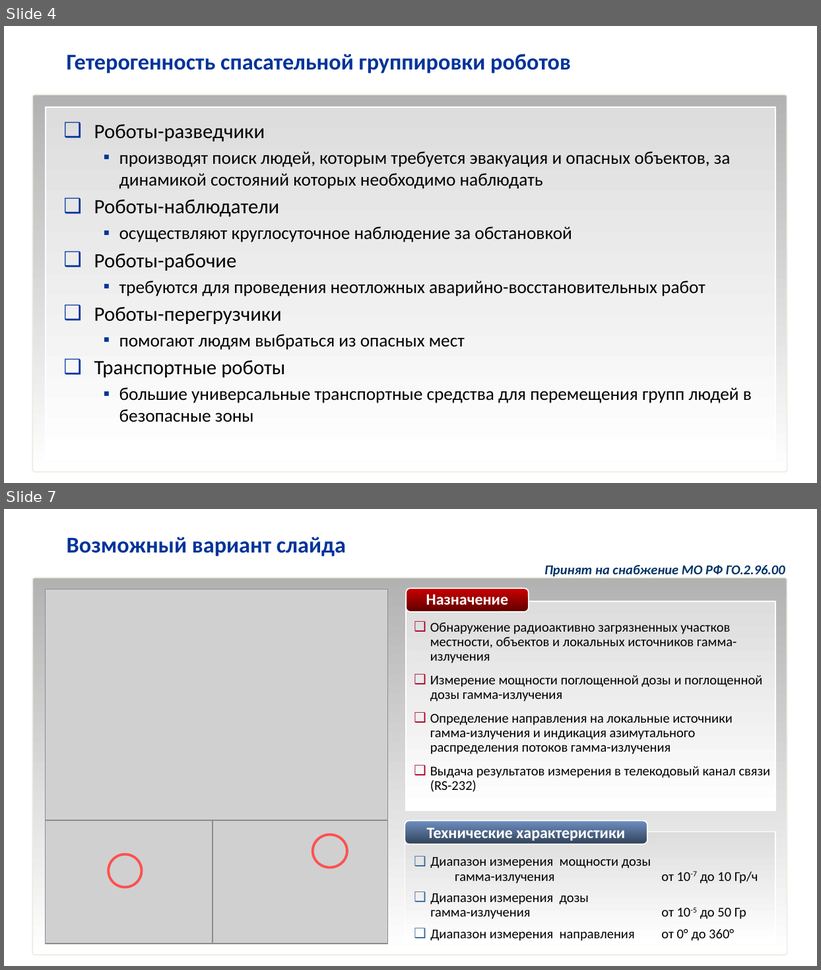
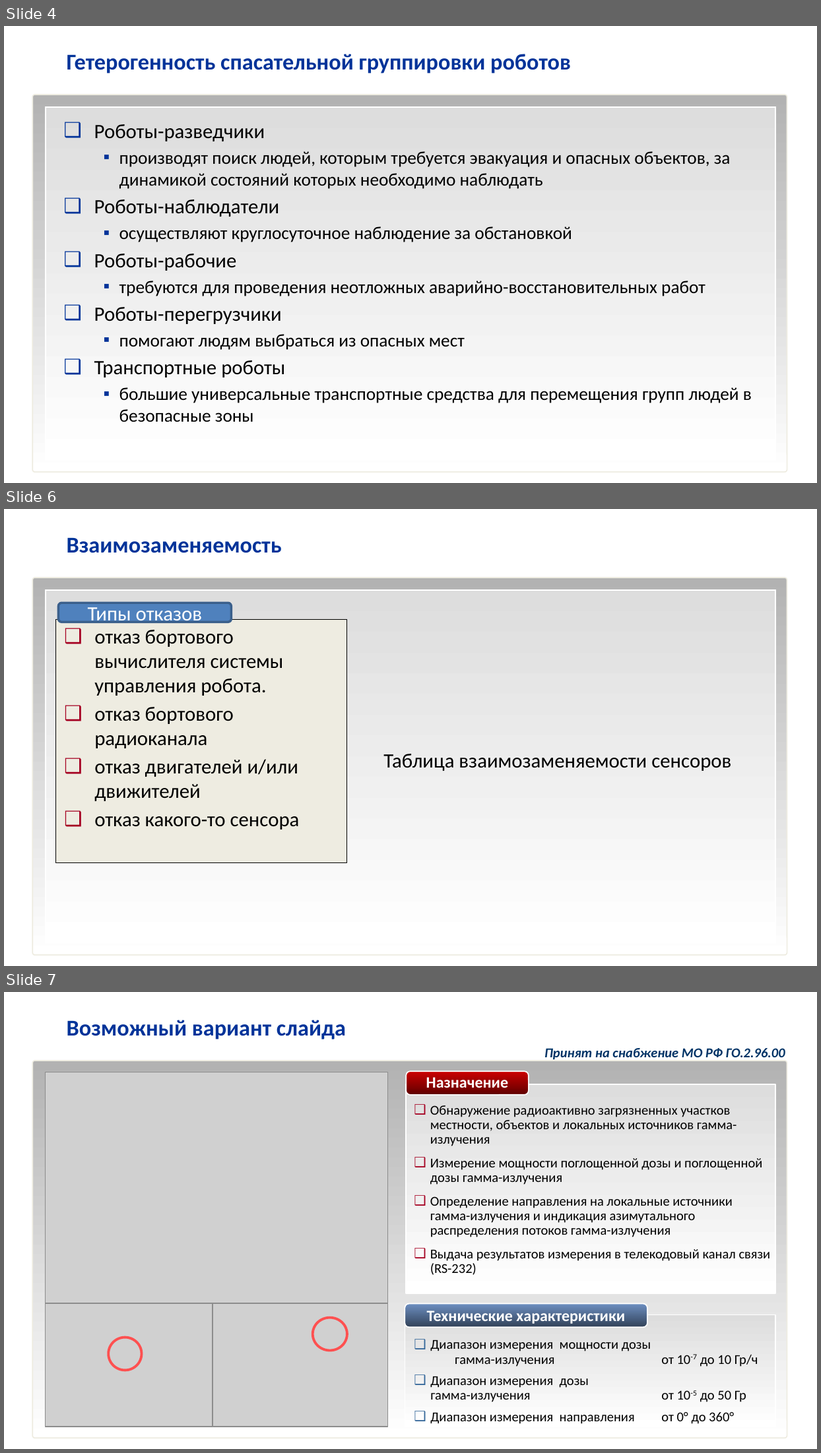
Before and after one commit to hellraptor/RescueRobots, a slide deck: MorskoySalon.pptx. Shown one above the other, each under a label of ours: slides 4 and 7 before the commit, slides 4, 6 and 7 after it; the slides between them are not shown. The pictures are 821x970 and 821x1453 pixels, drawn with LibreOffice and Linux fonts; fonts in the diff are those of the drawing; grey boxes stand for pictures; background and template pictures are left out. Boxes give left, top, right and bottom in pixels: in the first picture for what was removed or moved away, otherwise in the second. Text is boxed around its words. In the diff, an @@ line names an element or a change of style, - is before the commit and + after.

```diff
--- a/MorskoySalon.pptx
+++ b/MorskoySalon.pptx
@@ slide 6 added at box(4, 509, 817, 966), background #FFFFFF; not listed: 2 template elements that a slide beside it also shows @@
@@ title added at box(67, 537, 282, 553), 20 pt, text #003399, bold @@
+Взаимозаменяемость
@@ rounded rectangle added at box(59, 603, 232, 623), fill #4F81BD, outline #3A5F8C 2 pt, 18 pt, text #FFFFFF @@
+Типы отказов
@@ text added at box(56, 620, 347, 863), fill #EEECE1, outline #000000 0.75 pt, 18 pt, text #000000 @@
+❑ отказ бортового вычислителя системы управления робота.
+❑ отказ бортового радиоканала
+❑ отказ двигателей и/или движителей
+❑ отказ какого-то сенсора
@@ text added at box(384, 754, 731, 771), 18 pt, text #000000 @@
+Таблица взаимозаменяемости сенсоров
```
Also in this commit, not shown: 2 slides changed, 1 slide removed, 1 other file.
